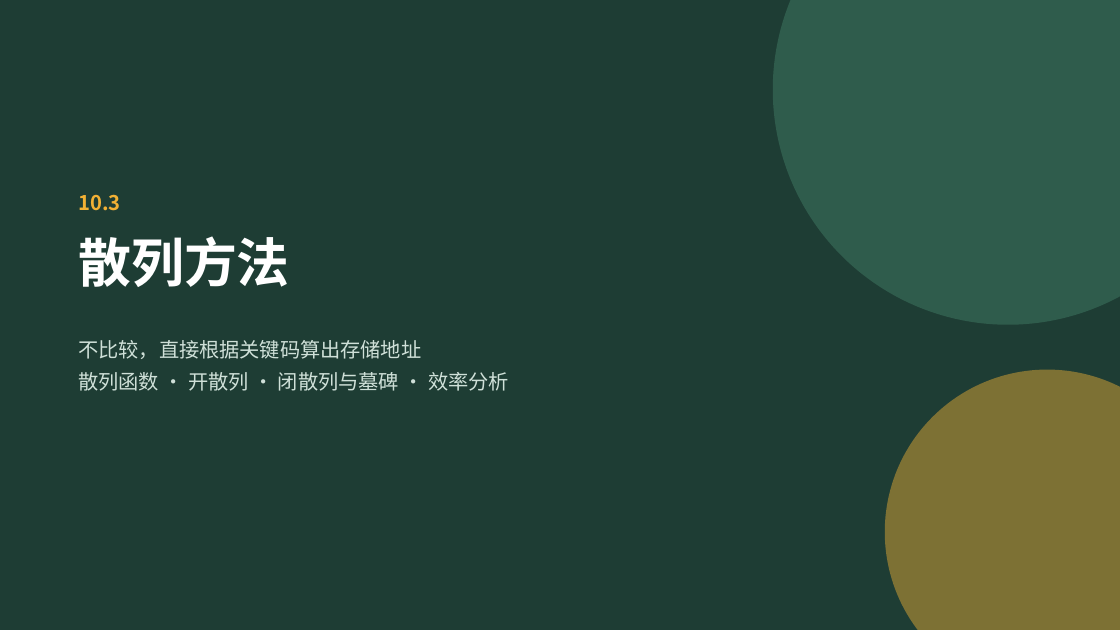
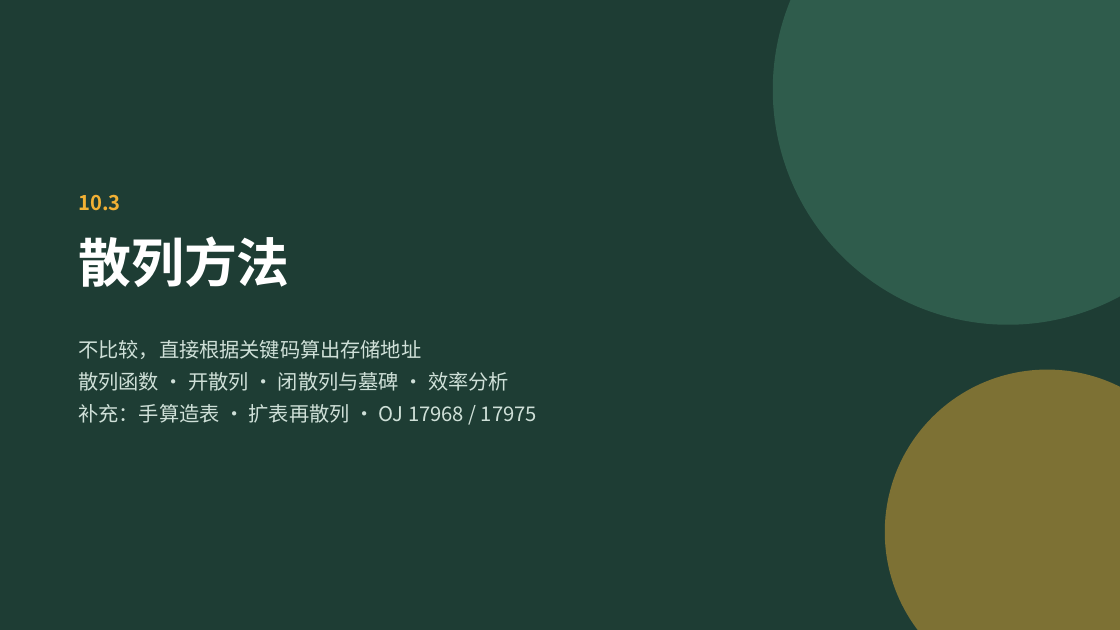
Before and after one commit to GMyhf/2026fall-cs201, a slide deck: slide 33 of courseware/202609_DSA_10_Search.pptx (slide 32 before the commit). Drawn at 1120x630 pixels with LibreOffice and Linux fonts; fonts in the diff are those of the drawing. Boxes give left, top, right and bottom in pixels: in the first picture for what was removed or moved away, otherwise in the second. Text is boxed around its words. In the diff, an @@ line names an element or a change of style, - is before the commit and + after.

```diff
--- a/courseware/202609_DSA_10_Search.pptx
+++ b/courseware/202609_DSA_10_Search.pptx
@@ text at (x1=78, y1=404, x2=537, y2=423): paragraph added @@
+补充：手算造表 · 扩表再散列 · OJ 17968 / 17975
```
Also in this commit, not shown: 47 other slides changed, 6 slides added, 2 other files.
